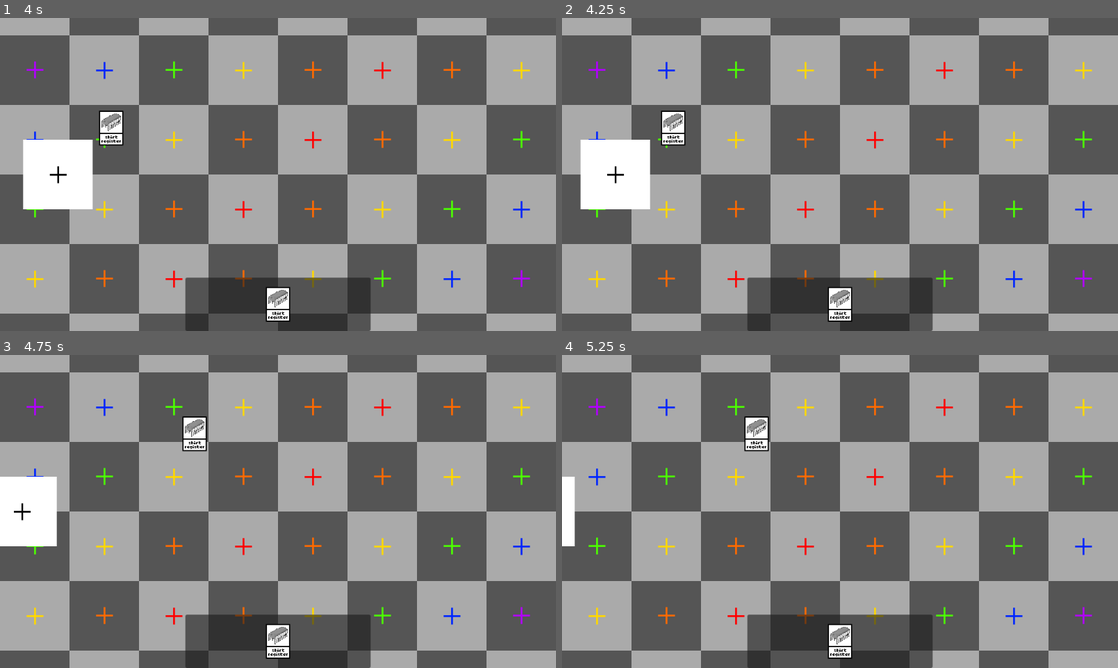
Above: before the commit, frames 1-4 (two rows, left to right).
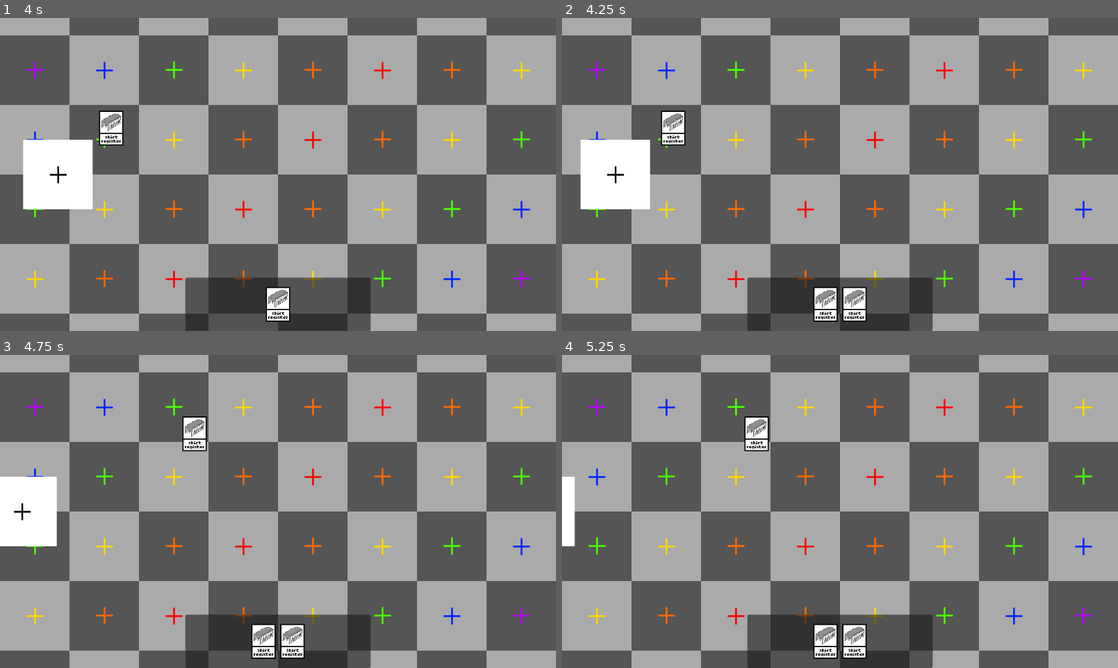
Above: after the commit, the same moments.

Repository: NobleMetalLabs/the-genesis-gambit
Game: Godot game, scene res://scn/tests/test.tscn
Same seed, same stepped clock (60 frames per second), same inputs: the game is played once before the commit and once after it.
Inputs (mouse positions are in pixels of both pictures, inside the frame that each line leads up to):
- Up to frame 1 (4 s): tap Enter at 0.5 s; drag from (278, 302) to (333, 105) at 0.52 s; drag from (333, 105) to (250, 237) at 1.27 s; tap Space at 2 s; move the mouse to (333, 105) at 2.02 s; tap Ctrl at 2.1 s; click (333, 105) at 2.17 s; drag from (250, 237) to (111, 127) at 2.77 s; move the mouse to (444, 221) at 3.52 s; tap Alt at 3.6 s; click (444, 221) at 3.67 s
- Up to frame 2 (4.25 s): tap P (debug_action, bound only after the commit) at 4.15 s
- Up to frame 3 (4.75 s): drag from (111, 464) to (194, 433) at 4.27 s
- Up to frame 4 (5.25 s): move the mouse to (867, 511) at 5.02 s; hold Shift from 5.03 s (still down); click (867, 511) at 5.17 s

Frame 1 is identical in both runs. In frame 2, 0.9% of the frame differs, in the area x 45-55%, y 85-98%; in frame 3, 0.9%; in frame 4, 0.9%.

Commit message:
Implement adding cards to hand

Diff:
--- a/lib/Player.gd
+++ b/lib/Player.gd
@@ -4,3 +4,16 @@
 var hand : Array[CardMetadata] = []
 
 signal hand_updated(data : Dictionary)
+
+var test_hand_metadata : CardMetadata = preload("res://ast/cards/ShiftRegister.tres")
+
+func _process(_delta : float) -> void:
+	if Input.is_action_just_pressed("debug_action"):
+		self.add_card_to_hand(test_hand_metadata)
+
+func add_card_to_hand(card : CardMetadata) -> void:
+	hand.append(card)
+	emit_signal("hand_updated", {
+		"type" : "add",
+		"metadata" : card
+	})
--- a/project.godot
+++ b/project.godot
@@ -48,6 +48,11 @@
 , Object(InputEventMouseButton,"resource_local_to_scene":false,"resource_name":"","device":-1,"window_id":0,"alt_presse …(244 unchanged characters)…
 ]
 }
+debug_action={
+"deadzone": 0.5,
+"events": [Object(InputEventKey,"resource_local_to_scene":false,"resource_name":"","device":-1,"window_id":0,"alt_pressed":false,"shift_pressed":false,"ctrl_pressed":false,"meta_pressed":false,"pressed":false,"keycode":0,"physical_keycode":80,"key_label":0,"unicode":112,"echo":false,"script":null)
+]
+}
 
 [rendering]
 
--- a/scn/game/Gamefield.tscn
+++ b/scn/game/Gamefield.tscn
@@ -1,10 +1,8 @@
-[gd_scene load_steps=3 format=3 uid="uid://ct78rnvd5iwus"]
+[gd_scene load_steps=2 format=3 uid="uid://ct78rnvd5iwus"]
 
 [ext_resource type="Script" path="res://src/game/Gamefield.gd" id="1_fgrj6"]
-[ext_resource type="PackedScene" uid="uid://ms1n2nfejqmb" path="res://scn/game/CardInstanceOnField.tscn" id="2_gufx6"]
 
 [node name="GAMEFIELD" type="Node2D"]
 script = ExtResource("1_fgrj6")
-card_instance_scene = ExtResource("2_gufx6")
 
 [node name="Cards" type="Node2D" parent="."]
--- a/src/ui/ClientUI.gd
+++ b/src/ui/ClientUI.gd
@@ -7,6 +7,7 @@
 
 func _ready() -> void:
 	var player : Player = Player.new() #TODO: change this
+	self.add_child(player) #TODO: change this
 	hand_ui._setup(self, player)
 
 @export var gamefield : Gamefield
